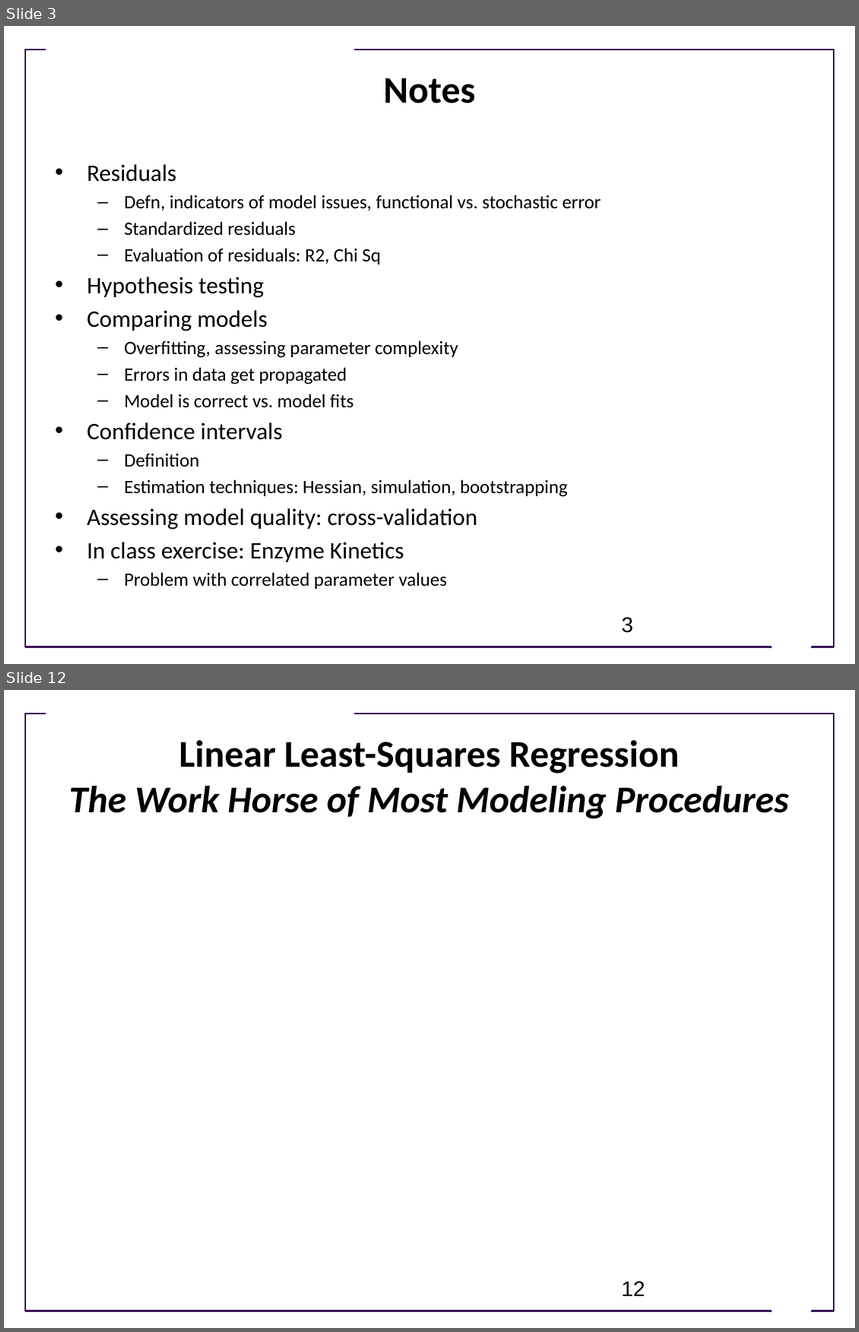
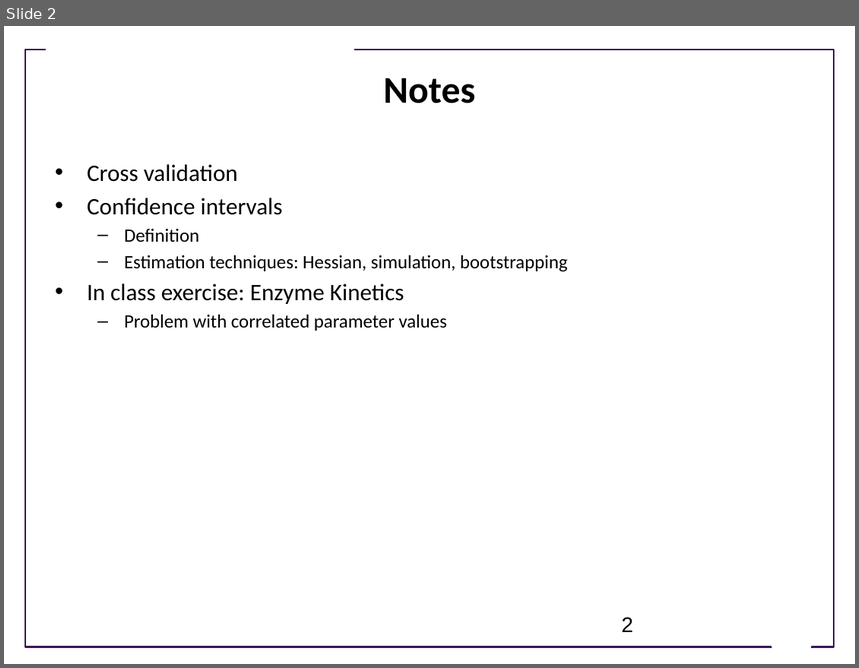
Before and after one commit to ModelEngineering/advancing-biomedical-models, a slide deck: Lectures/week_4/CSE 599V Lecture 10 - Estimating Confidence in Models and Parameters- II .pptx. Shown one above the other, each under a label of ours: slides 3 and 12 before the commit, slide 2 after it; the slides between them are not shown. The pictures are 859x1332 and 859x668 pixels, drawn with LibreOffice and Linux fonts; fonts in the diff are those of the drawing; grey boxes stand for pictures; background and template pictures are left out. Boxes give left, top, right and bottom in pixels: in the first picture for what was removed or moved away, otherwise in the second. Text is boxed around its words. In the diff, an @@ line names an element or a change of style, - is before the commit and + after.

```diff
--- a/Lectures/week_4/CSE 599V Lecture 10 - Estimating Confidence in Models and Parameters- II .pptx
+++ b/Lectures/week_4/CSE 599V Lecture 10 - Estimating Confidence in Models and Parameters- II .pptx
@@ slide 12 removed at box(4, 690, 855, 1328), background #FFFFFF; not listed: 3 template elements that a slide beside it also shows @@
@@ title removed at box(69, 740, 789, 819) @@
-Linear Least-Squares Regression
-The Work Horse of Most Modeling Procedures
@@ page number removed at box(622, 1281, 645, 1296) @@
-12
@@ what was slide 3 is now slide 2 @@
@@ slide 2 changed as well @@
@@ text at box(87, 164, 238, 182): text changed; size 16 to 20 pt @@
-• Residuals
-  – Defn, indicators of model issues, functional vs. stochastic error
-  – Standardized residuals
-  – Evaluation of residuals: R2, Chi Sq
-• Hypothesis testing
-• Comparing models
-  – Overfitting, assessing parameter complexity
-  – Errors in data get propagated
-  – Model is correct vs. model fits
+• Cross validation
@@ text at box(87, 509, 478, 530): paragraph removed @@
-• Assessing model quality: cross-validation
@@ page number at box(622, 617, 634, 632): text changed @@
-3
+2
```
Also in this commit, not shown: 1 other slide changed, 17 other slides removed, 1 other file.
